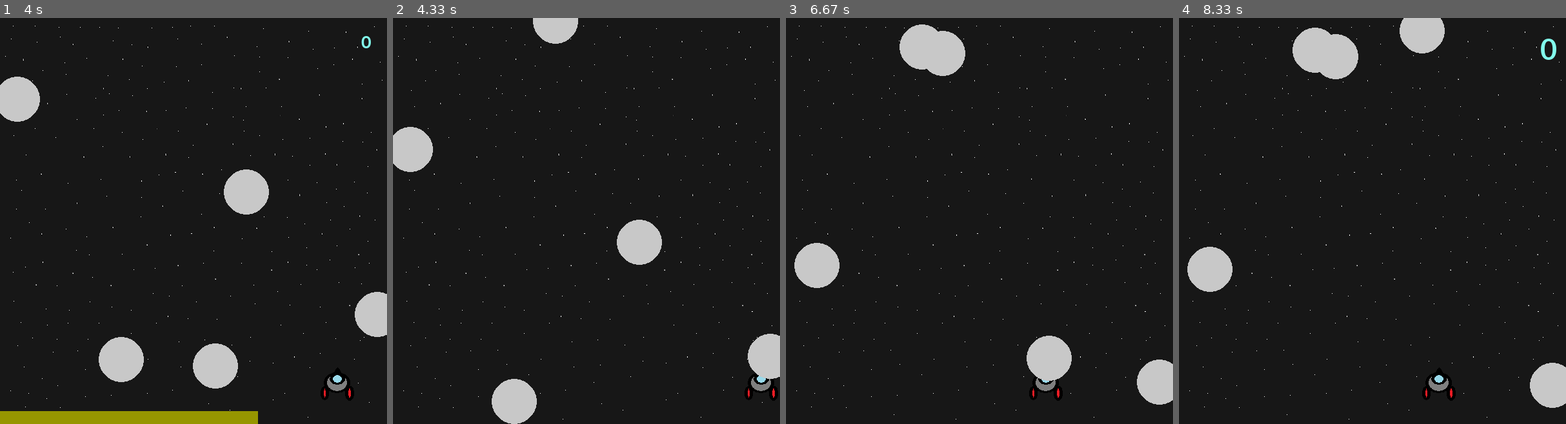
Above: before the commit, frames 1-4 (left to right).
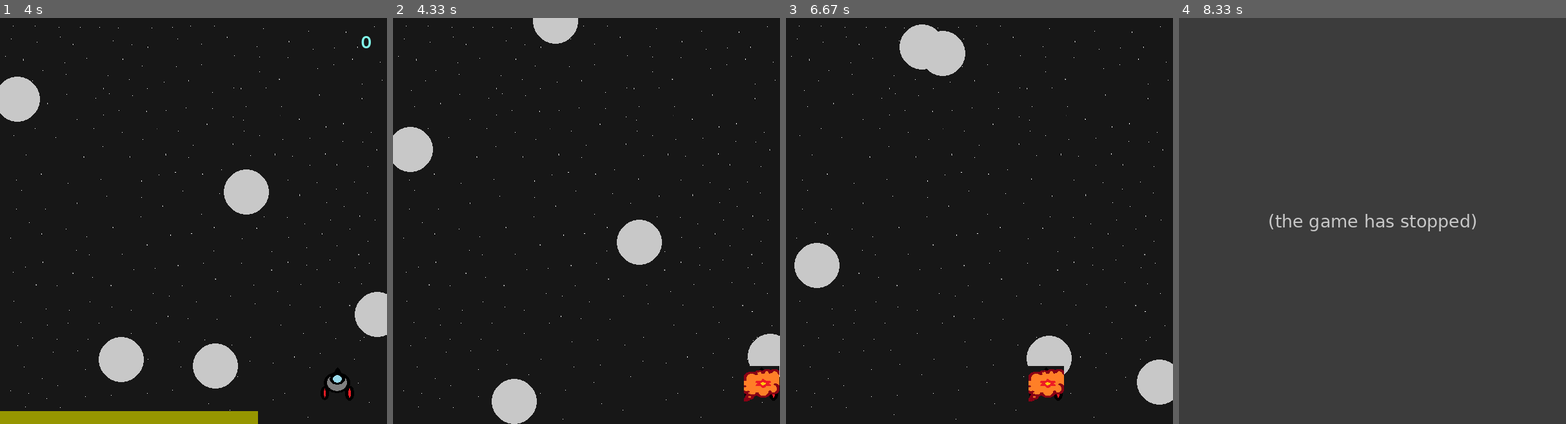
Above: after the commit, the same moments.

Repository: joaops-sousa/Asteroids-Pygame
Game: pygame game, started from Asteroides.py
Two runs of this game, one before a commit and one after it. Both use one fixed random seed, a clock stepped at 60 frames per second and the inputs below.
Inputs:
- Up to frame 1 (4 s): hold Right 0.33-0.8 s; hold Right 0.83-1.3 s; hold Left 1.33-1.87 s; hold Left 1.9-2.3 s; hold Right 2.33-2.97 s; hold Left 3-3.47 s; hold Right 3.5-3.97 s
- Up to frame 2 (4.33 s): hold Right from 4 s (still down)
- Up to frame 3 (6.67 s): release Right at 4.47 s; hold Left 4.5-5.03 s; hold Left 5.07-5.47 s; hold Right 5.5-6.13 s; hold Left 6.17-6.63 s
- Up to frame 4 (8.33 s): type "Ann (at the terminal prompt)" at 8.25 s

Frame 1 is identical in both runs. In frame 2, 0.7% of the frame differs, in the area x 90-100%, y 85-95%; in frame 3, 0.7%; in frame 4, 100%, in the area x 0-100%, y 0-100%.
After the commit the program exited at 8.25 s; later frames show no game.

Commit message:
Add files via upload

Diff:
--- a/Asteroides.py
+++ b/Asteroides.py
@@ -31,6 +31,10 @@
 boom= pygame.mixer.Sound("Som/boom.wav")
 smash = pygame.mixer.Sound("Som/smash.wav")
 smash.set_volume(10)
+
+explosao = pygame.image.load("Imagens/kaboom.png").convert()
+explosao = pygame.transform.scale(explosao,(55,55))
+
 #Variavel Nave
 
 x_speed = 0
@@ -193,6 +197,7 @@
             x_m1 = random.randint(1,100)
             y_m1 = -40
             boom.play()
+            screen.blit(explosao,[x_nave,y_nave])
             pygame.time.delay(200)
 
     if x_m2+18>= x_nave and x_m2-18<= x_nave+55:
@@ -201,6 +206,7 @@
             x_m2 = random.randint(110,230)
             y_m2 = -10
             boom.play()
+            screen.blit(explosao,[x_nave,y_nave])
             pygame.time.delay(200)
 
     if x_m3+18>= x_nave and x_m3-18<= x_nave+55:
@@ -209,6 +215,7 @@
             x_m3 = random.randint(240,360)
             y_m3 = 0
             boom.play()
+            screen.blit(explosao,[x_nave,y_nave])
             pygame.time.delay(200)
 
     if x_m4+18>= x_nave and x_m4-18<= x_nave+55:
@@ -217,6 +224,7 @@
             x_m4 = random.randint(370,490)
             y_m4 = 20
             boom.play()
+            screen.blit(explosao,[x_nave,y_nave])
             pygame.time.delay(200)
 
     if x_m5+18>= x_nave and x_m5-18<= x_nave+55:
@@ -225,6 +233,7 @@
             x_m5 = random.randint(500,590)
             y_m5 = -80
             boom.play()
+            screen.blit(explosao,[x_nave,y_nave])
             pygame.time.delay(200)
 
     #tiro
@@ -297,7 +306,7 @@
     screen.blit(text,[560,20])
 
     if vida == -1:
-        pygame.time.delay(3000)
+        pygame.time.delay(1500)
         break
 
     if vida == 3:
